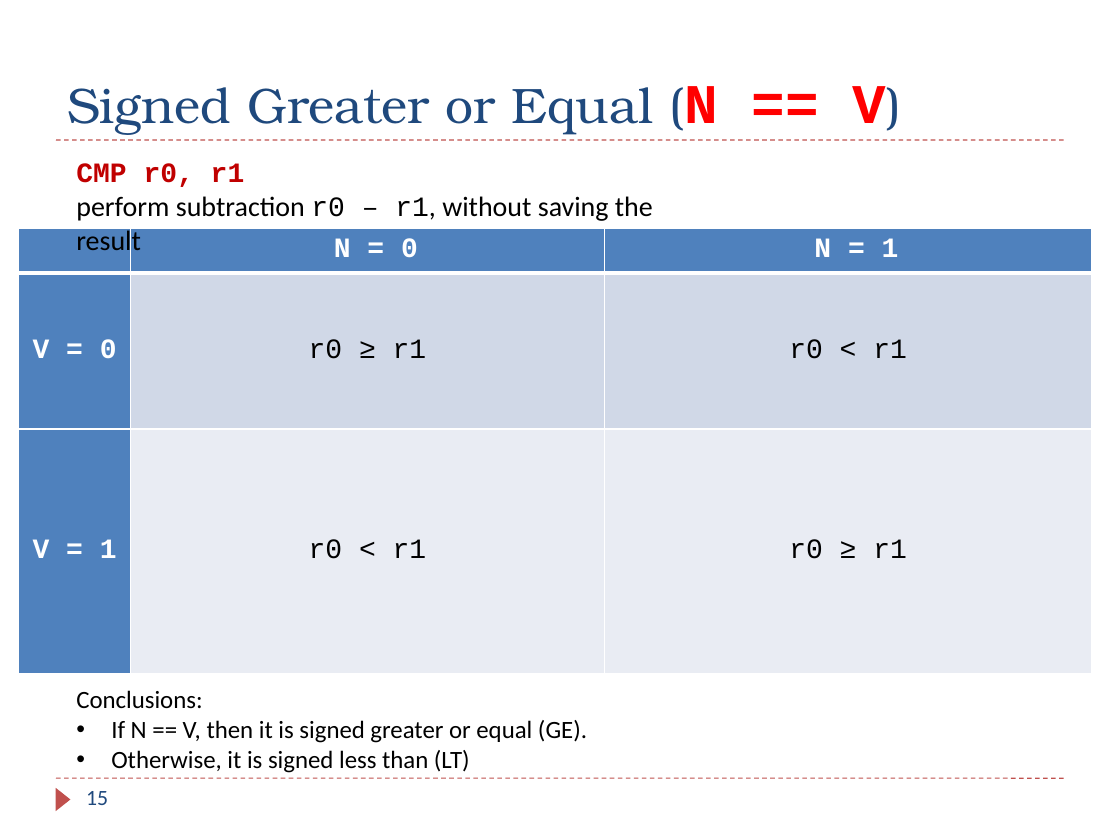
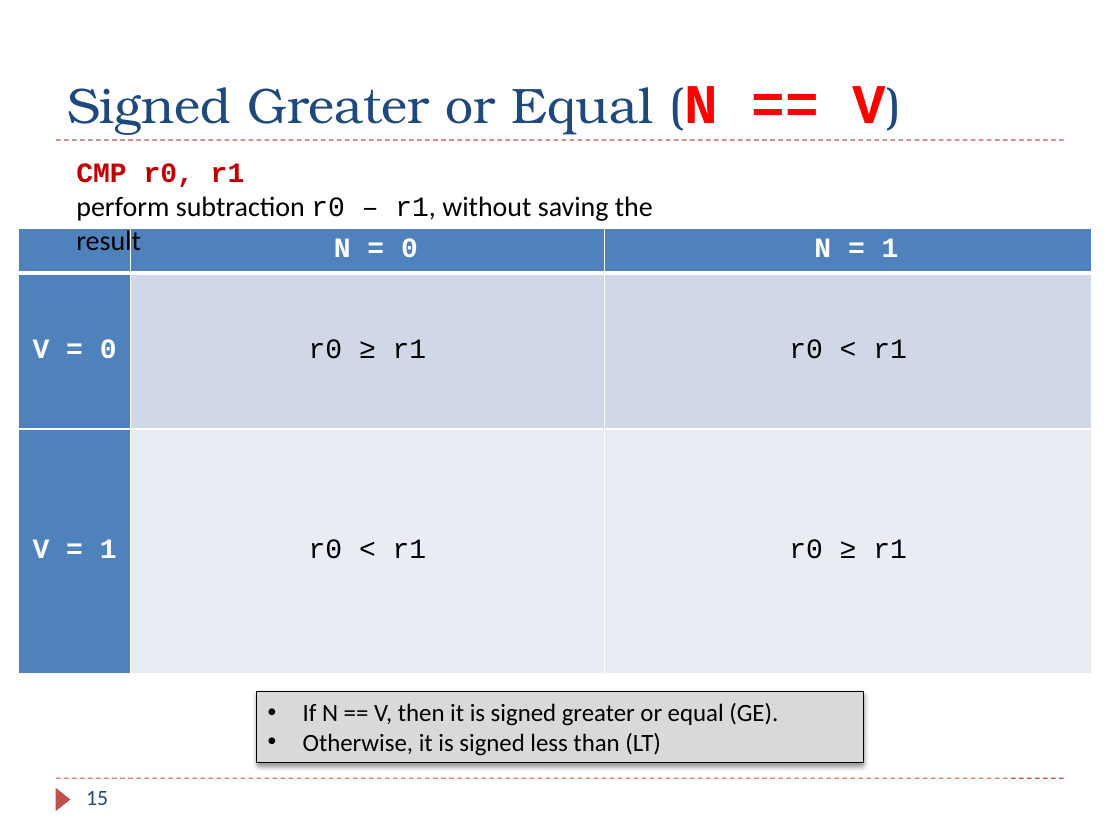
Before and after one commit to guhofstra/CSC111Fa25, a slide deck: slide 15 of PPTs/bak/Textbook Lecture_Slides_V3/Chapter_06_ARM_Flow_Control.pptx. Drawn at 1120x840 pixels with LibreOffice and Linux fonts; fonts in the diff are those of the drawing. Boxes give left, top, right and bottom in pixels: in the first picture for what was removed or moved away, otherwise in the second. Text is boxed around its words. In the diff, an @@ line names an element or a change of style, - is before the commit and + after.

```diff
--- a/PPTs/bak/Textbook Lecture_Slides_V3/Chapter_06_ARM_Flow_Control.pptx
+++ b/PPTs/bak/Textbook Lecture_Slides_V3/Chapter_06_ARM_Flow_Control.pptx
@@ text in rectangle at [76,690,202,709]: paragraph removed @@
-Conclusions:
@@ rectangle "If N == V, then ...": place and size @@
-rectangle "If N == V, then ..." at [76,690,587,773]
+rectangle "If N == V, then ..." at [256,691,864,763]
@@ rectangle "If N == V, then ..." at [256,691,864,763]: fill none to #D9D9D9; outline none to #000000 0.75 pt; shadow on @@
```
Also in this commit, not shown: 19 other slides changed, 1 slide added, 3 slides removed, 44 other files.
